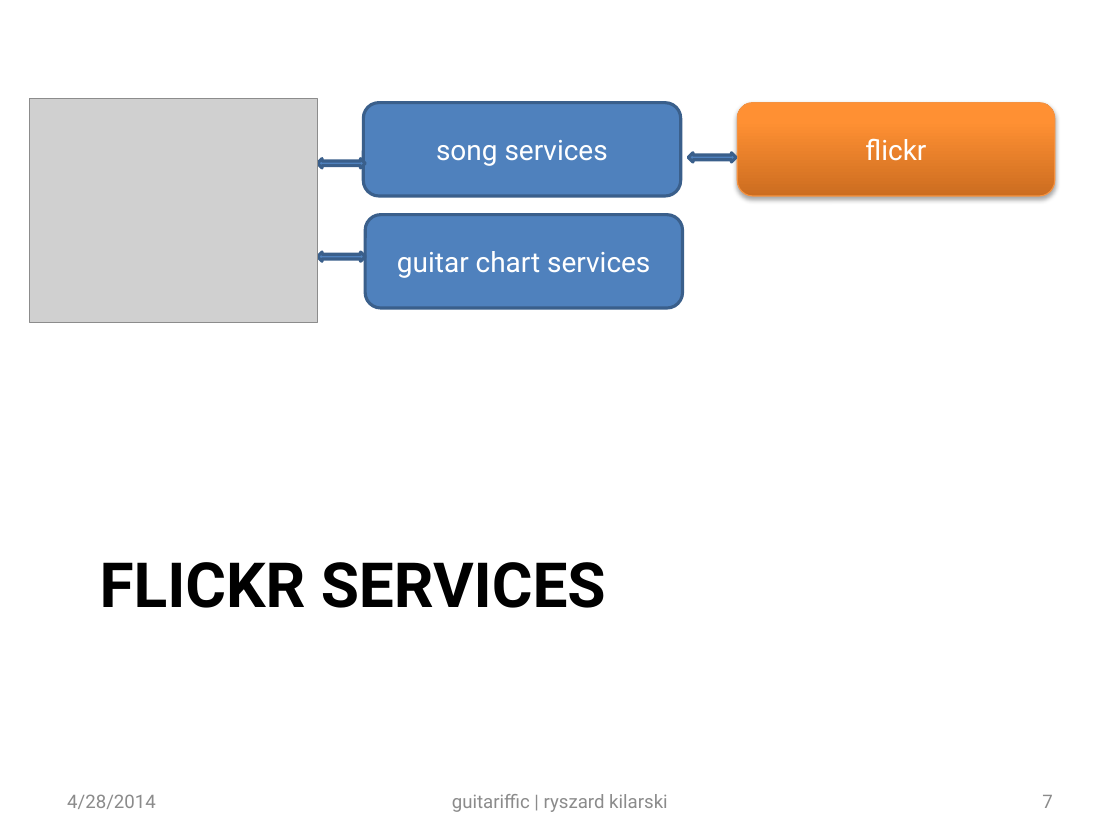
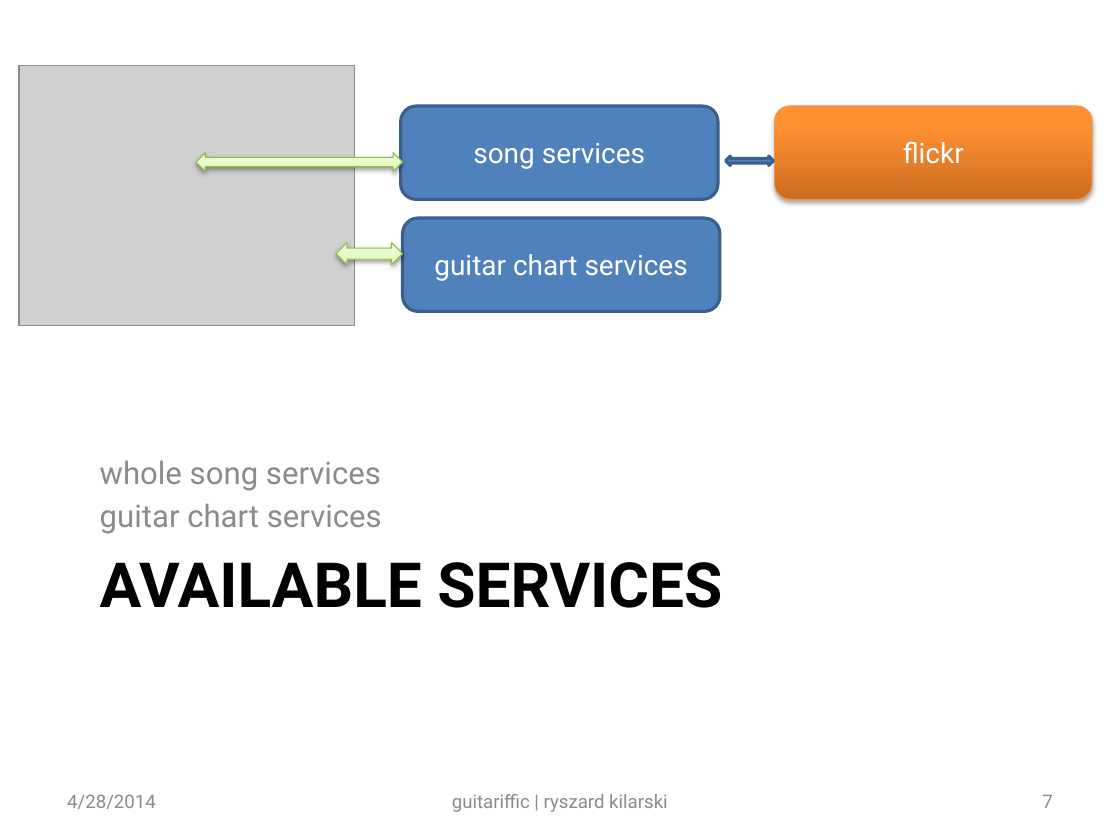
Before and after one commit to rkilarski/ryski-coding, a slide deck: slide 7 of guitarifficWS/Guitariffic Presentation.pptx. Drawn at 1120x840 pixels with LibreOffice and Linux fonts; fonts in the diff are those of the drawing; grey boxes stand for pictures. Boxes give left, top, right and bottom in pixels: in the first picture for what was removed or moved away, otherwise in the second. Text is boxed around its words. In the diff, an @@ line names an element or a change of style, - is before the commit and + after.

```diff
--- a/guitarifficWS/Guitariffic Presentation.pptx
+++ b/guitarifficWS/Guitariffic Presentation.pptx
@@ picture: place and size @@
-picture at (29, 99, 317, 323)
+picture at (19, 65, 355, 325)
@@ rounded rectangle "song services": place and size @@
-rounded rectangle "song services" at (363, 103, 680, 196)
+rounded rectangle "song services" at (401, 106, 718, 199)
@@ rounded rectangle "flickr": place and size @@
-rounded rectangle "flickr" at (737, 103, 1054, 196)
+rounded rectangle "flickr" at (775, 106, 1092, 199)
@@ left right arrow at (196, 152, 402, 171): fill #4F81BD to gradient #DAFDA7 to #E4FCC2 to #F5FFE7; outline #3A5F8C 2 pt to #98B955 0.75 pt; shadow on @@
@@ left right arrow: place and size @@
-left right arrow at (317, 159, 365, 168)
+left right arrow at (196, 152, 402, 171)
@@ left right arrow: place and size @@
-left right arrow at (689, 152, 737, 161)
+left right arrow at (726, 156, 774, 165)
@@ rounded rectangle "guitar chart services": place and size @@
-rounded rectangle "guitar chart services" at (365, 215, 682, 308)
+rounded rectangle "guitar chart services" at (402, 218, 719, 311)
@@ left right arrow: place and size @@
-left right arrow at (317, 252, 365, 261)
+left right arrow at (336, 243, 402, 265)
@@ left right arrow at (336, 243, 402, 265): fill #4F81BD to gradient #DAFDA7 to #E4FCC2 to #F5FFE7; outline #3A5F8C 2 pt to #98B955 0.75 pt; shadow on @@
@@ text added at (100, 460, 382, 534), 20 pt, text #8C8C8C @@
+whole song services
+guitar chart services
@@ title at (100, 562, 722, 608): text changed @@
-FLICKR SERVICES
+AVAILABLE SERVICES
```
Also in this commit, not shown: 6 other slides changed.
